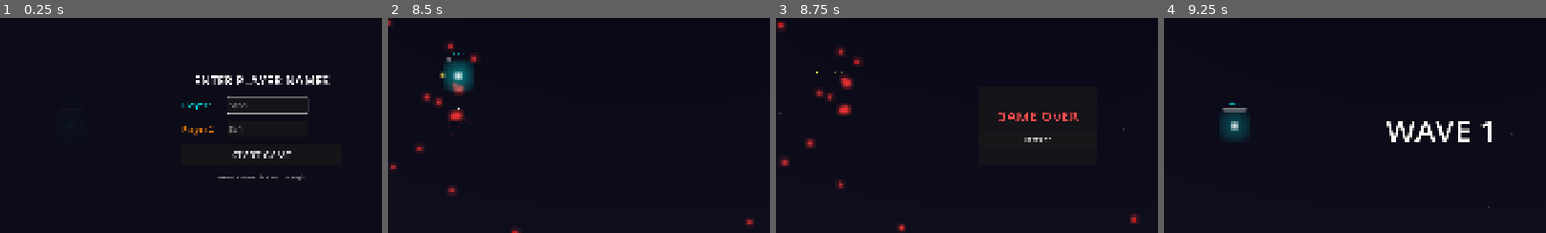
Above: before the commit, frames 1-4 (left to right).
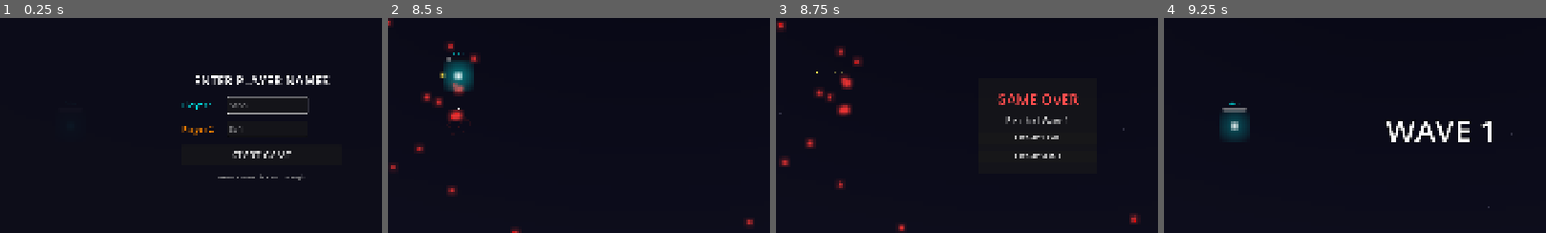
Above: after the commit, the same moments.

Repository: gfeyer/games
Game: Godot game, scene res://main.tscn
Same seed, same stepped clock (60 frames per second), same inputs: the game is played once before the commit and once after it.
Inputs (mouse positions are % of the whole screen's width and height, from its top left):
- Up to frame 1 (0.25 s): no input
- Up to frame 2 (8.5 s): click (51, 45) at 0.52 s; type "Alex" at 0.6 s; click (51, 51) at 0.75 s; type "Alex" at 0.83 s; click "START GAME" at 1.25 s; tap Enter (ui_accept) at 2, 2.27, 3.02, 4.52, 5.27, 6.02, 7.52, 8.27 s; hold W (p1_up) 2.03-2.78 s; tap Space (start_wave) at 2.1, 3.05, 3.8, 4.35, 5.1, 6.05, 6.8, 7.35, 8.1 s; hold S (p1_down) 2.78-3.53 s; tap Down (p2_down) at 2.85, 5.85 s; hold W (p1_up) 3.53-5.03 s; tap Up (p2_up) at 3.6, 6.6 s; hold S (p1_down) 5.03-7.28 s; hold W (p1_up) from 7.28 s (still down)
- Up to frame 3 (8.75 s): keep holding W (p1_up)
- Up to frame 4 (9.25 s): release W (p1_up) at 8.75 s; click (50, 53) at 8.75 s, where only the run before the commit has a clickable "RESTART"
The pictures show only the part of the screen within x 16-66%, y 25-75%; the shares and areas given below are measured in that part.

Frames 1-2 are identical in both runs. In frame 3, 1.6% of the frame differs, in the area x 58-80%, y 35-66%; in frame 4, nothing differs.

Commit message:
restart level

Diff:
--- a/twin-survivors/autoload/game_manager.gd
+++ b/twin-survivors/autoload/game_manager.gd
@@ -258,6 +258,27 @@
 	game_over.emit()
 
 
+func restart_wave() -> void:
+	# Reset only wave-specific state (keep upgrades, credits, wave number)
+	zombies_alive = 0
+	zombies_to_spawn = 0
+	bosses_alive = 0
+	collection_time_remaining = 0.0
+	players_alive = 2
+
+	current_state = GameState.PLAYING
+	game_started.emit()
+	start_wave_at(current_wave)
+
+
+func start_wave_at(wave: int) -> void:
+	# Start a specific wave without incrementing
+	zombies_to_spawn = get_zombies_for_wave(wave)
+	zombies_alive = 0
+	current_state = GameState.PLAYING
+	wave_started.emit(wave)
+
+
 # Boss functions
 func is_boss_wave(wave: int) -> bool:
 	return wave >= 3 and wave % 3 == 0
--- a/twin-survivors/main.gd
+++ b/twin-survivors/main.gd
@@ -221,6 +221,24 @@
 			GameManager.players_alive += 1
 
 
+func restart_level() -> void:
+	# Clear all entities (same as restart_game)
+	for child in zombies_container.get_children():
+		child.queue_free()
+	for child in projectiles_container.get_children():
+		child.queue_free()
+	for child in pickups_container.get_children():
+		child.queue_free()
+
+	# Reset players (respawn, full health)
+	for player in players_container.get_children():
+		if player is Player:
+			player.reset()
+
+	# Restart current wave (keeps upgrades and credits)
+	GameManager.restart_wave()
+
+
 func restart_game() -> void:
 	# Clear all entities
 	for child in zombies_container.get_children():
--- a/twin-survivors/ui/hud.gd
+++ b/twin-survivors/ui/hud.gd
@@ -12,6 +12,7 @@
 @onready var upgrade_shop: Control = $UpgradeShop
 @onready var game_over_panel: Control = $GameOverPanel
 @onready var collection_countdown: Label = $CollectionCountdown
+@onready var wave_reached_label: Label = $GameOverPanel/VBoxContainer/WaveReachedLabel
 
 var credits_display: int = 0
 var credits_target: int = 0
@@ -130,6 +131,9 @@
 func _on_game_over() -> void:
 	game_over_panel.visible = true
 	upgrade_shop.visible = false
+	# Show which wave they reached
+	if wave_reached_label:
+		wave_reached_label.text = "Reached Wave %d" % GameManager.current_wave
 
 
 func update_credits_display() -> void:
@@ -160,7 +164,12 @@
 	wave_announcement.visible = false
 
 
-func _on_restart_pressed() -> void:
+func _on_restart_level_pressed() -> void:
+	game_over_panel.visible = false
+	get_parent().restart_level()
+
+
+func _on_restart_game_pressed() -> void:
 	game_over_panel.visible = false
 	get_parent().restart_game()
 
--- a/twin-survivors/ui/hud.tscn
+++ b/twin-survivors/ui/hud.tscn
@@ -167,9 +167,9 @@
 anchor_right = 0.5
 anchor_bottom = 0.5
 offset_left = -150.0
-offset_top = -100.0
+offset_top = -120.0
 offset_right = 150.0
-offset_bottom = 100.0
+offset_bottom = 120.0
 grow_horizontal = 2
 grow_vertical = 2
 
@@ -180,7 +180,7 @@
 anchor_bottom = 1.0
 grow_horizontal = 2
 grow_vertical = 2
-theme_override_constants/separation = 20
+theme_override_constants/separation = 15
 alignment = 1
 
 [node name="GameOverLabel" type="Label" parent="GameOverPanel/VBoxContainer"]
@@ -190,10 +190,25 @@
 text = "GAME OVER"
 horizontal_alignment = 1
 
-[node name="RestartButton" type="Button" parent="GameOverPanel/VBoxContainer"]
-layout_mode = 2
-text = "RESTART"
-
-[connection signal="pressed" from="GameOverPanel/VBoxContainer/RestartButton" to="." method="_on_restart_pressed"]
+[node name="WaveReachedLabel" type="Label" parent="GameOverPanel/VBoxContainer"]
+layout_mode = 2
+theme_override_colors/font_color = Color(0.8, 0.8, 0.8, 1)
+theme_override_font_sizes/font_size = 20
+text = "Reached Wave 1"
+horizontal_alignment = 1
+
+[node name="RestartLevelButton" type="Button" parent="GameOverPanel/VBoxContainer"]
+layout_mode = 2
+theme_override_font_sizes/font_size = 16
+text = "RESTART LEVEL"
+
+[node name="RestartGameButton" type="Button" parent="GameOverPanel/VBoxContainer"]
+layout_mode = 2
+theme_override_font_sizes/font_size = 16
+text = "RESTART GAME"
+
+[connection signal="pressed" from="GameOverPanel/VBoxContainer/RestartLevelButton" to="." method="_on_restart_level_pressed"]
+
+[connection signal="pressed" from="GameOverPanel/VBoxContainer/RestartGameButton" to="." method="_on_restart_game_pressed"]
 
 [node name="NameInputMenu" parent="." instance=ExtResource("3_nameinput")]
